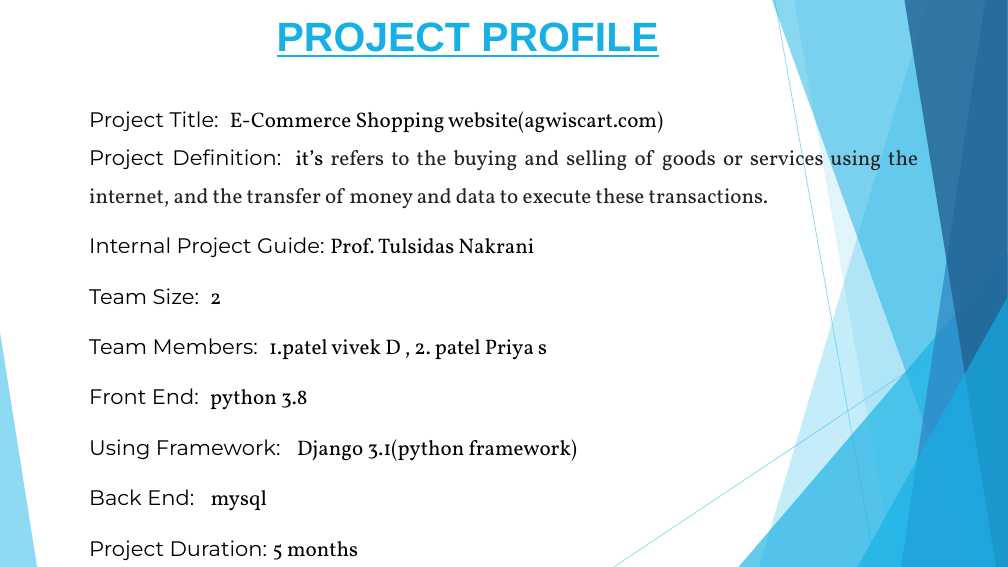
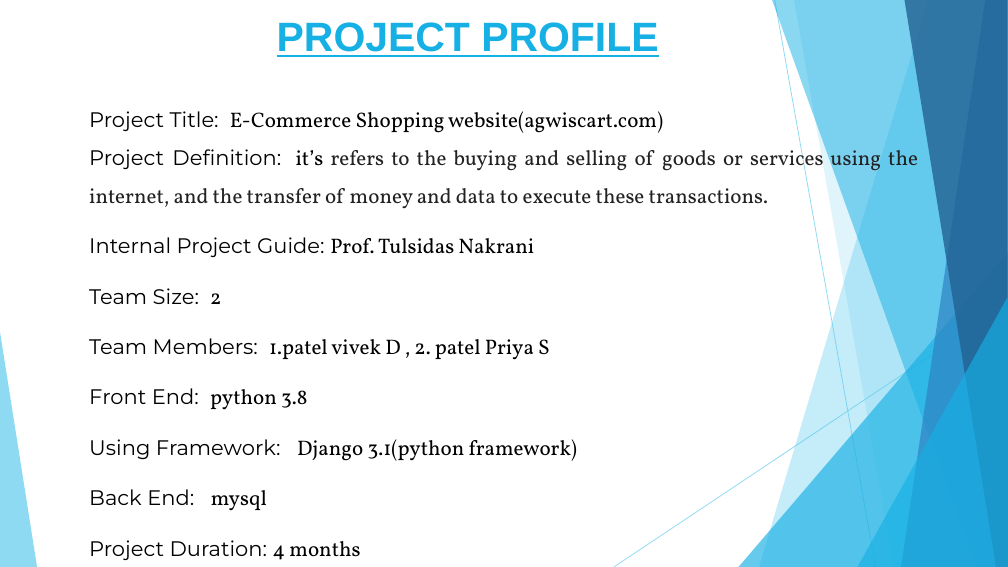
Before and after one commit to vivek-patel007/agwiscart-project, a slide deck: slide 2 of documents/project-agwiscart.pptx. Drawn at 1008x567 pixels with LibreOffice and Linux fonts; fonts in the diff are those of the drawing. Boxes give left, top, right and bottom in pixels: in the first picture for what was removed or moved away, otherwise in the second. Text is boxed around its words. In the diff, an @@ line names an element or a change of style, - is before the commit and + after.

```diff
--- a/documents/project-agwiscart.pptx
+++ b/documents/project-agwiscart.pptx
@@ text at [89,338,550,360]: text changed @@
-Team Members: 1.patel vivek D , 2. patel Priya s
+Team Members: 1.patel vivek D , 2. patel Priya S
@@ text at [89,540,360,560]: text changed @@
-Project Duration: 5 months
+Project Duration: 4 months
```
Also in this commit, not shown: 5 other slides changed, 5 slides added, 1 other file.
